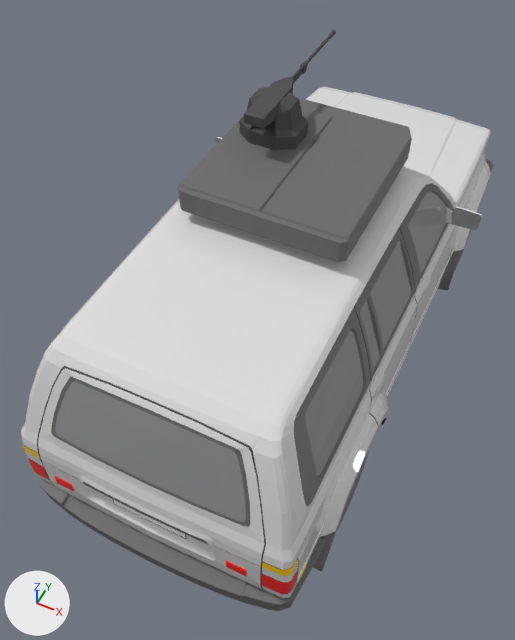
The Blender file vehicles/lc80_export.blend: old version first, new version second.
Both versions are drawn from a camera (50 mm lens) standing at (1.43, -3.95, 4.8) and looking at (-0.15, -0.78, 0.84). Every picture has the same lights, and +X, +Y and +Z are marked at lower left. Objects named as collision shapes, trigger or cutter boxes, shadow casters or lower levels of detail are left out.

Names of what the first picture shows: 'BODY', 'Cube', 'gun', 'turrent'.
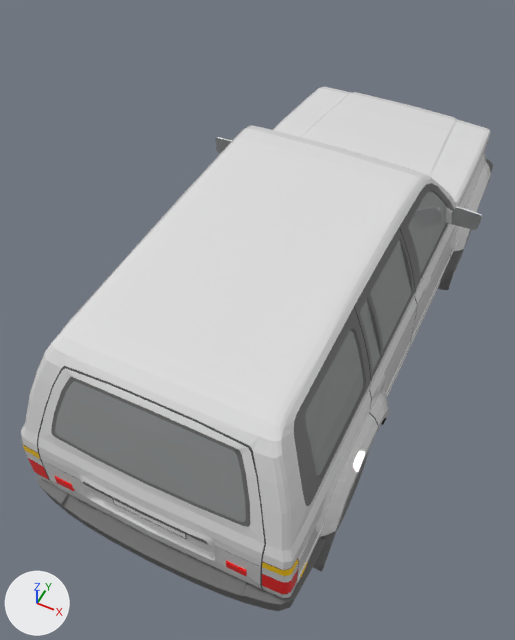
The change, as JSON lines over the scene's bpy script:
```json
{"op": "remove", "block": "ob_cube", "code": ["ob_cube = bpy.data.objects.new('Cube', me_cube)", "ob_cube.location = (0.0, -0.5, 2.053)"]}
{"op": "remove", "block": "ob_turrent", "code": ["ob_turrent = bpy.data.objects.new('turrent', me_cube_002)", "ob_turrent.location = (-0.271, -0.306, 2.185)"]}
{"op": "remove", "block": "ob_gun", "code": ["ob_gun = bpy.data.objects.new('gun', me_cube_003)", "ob_gun.location = (-0.271, -0.31, 2.379)"]}
```

What differs and where, as boxes (x1, y1, x2, y2) in the pictures (515 x 640 px):
```json
{"object": "Cube", "change": "deleted", "before": [178, 97, 412, 262]}
{"object": "turrent", "change": "deleted", "before": [239, 87, 308, 150]}
{"object": "gun", "change": "deleted", "before": [244, 30, 336, 128]}
```
